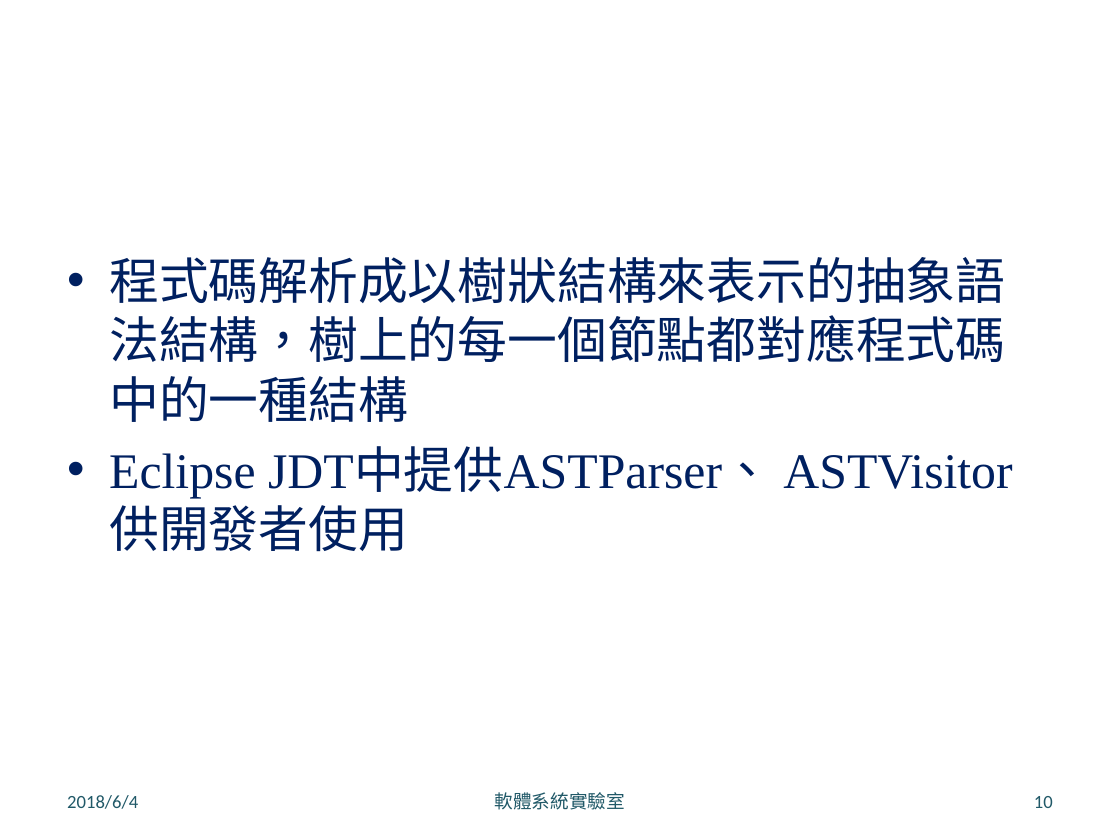
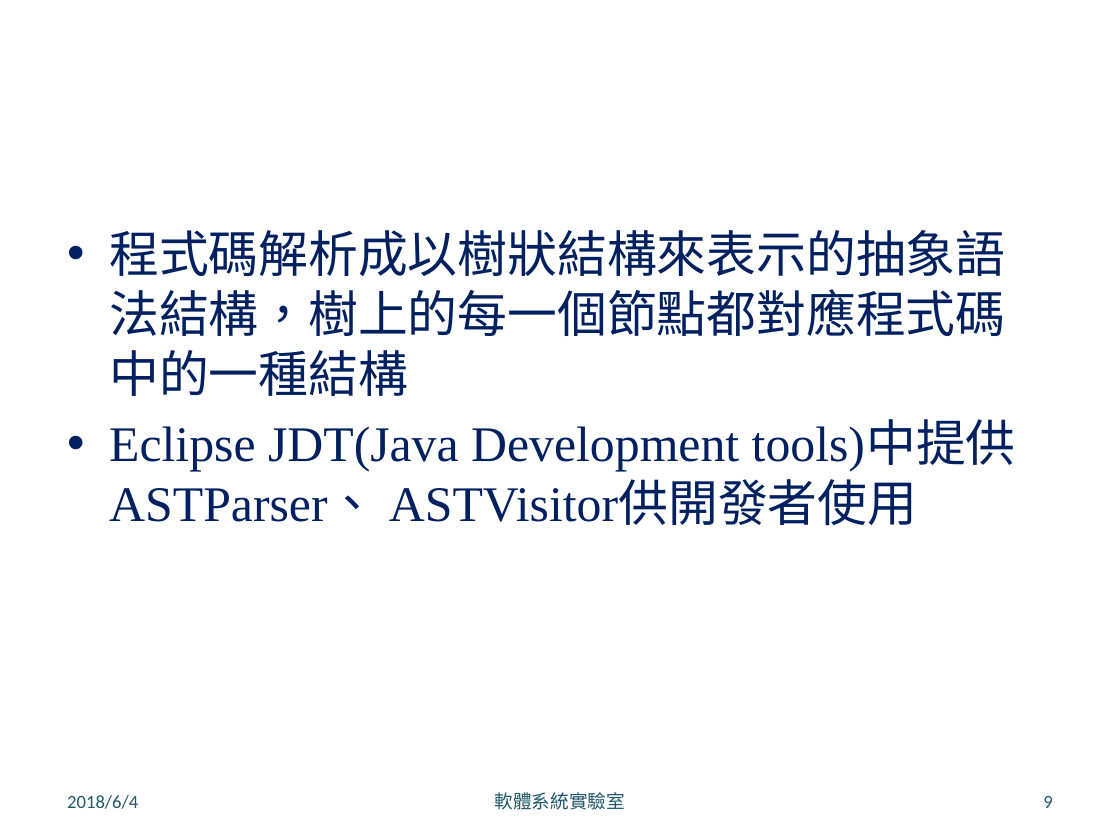
Before and after one commit to LeoLiu1209/Robusta-Thesis, a slide deck: slide 9 of 口試簡報 .pptx (slide 10 before the commit). Drawn at 1120x840 pixels with LibreOffice and Linux fonts; fonts in the diff are those of the drawing; background and template pictures are left out. Boxes give left, top, right and bottom in pixels: in the first picture for what was removed or moved away, otherwise in the second. Text is boxed around its words. In the diff, an @@ line names an element or a change of style, - is before the commit and + after.

```diff
--- a/口試簡報 .pptx
+++ b/口試簡報 .pptx
@@ text "程式碼解析成以樹狀結構來表示的抽象語法結構，樹上的每一個節點都對應程式碼中的一種結構": place and size @@
-text "程式碼解析成以樹狀結構來表示的抽象語法結構，樹上的每一個節點都對應程式碼中的一種結構" at <box>109,257,1005,422</box>
+text "程式碼解析成以樹狀結構來表示的抽象語法結構，樹上的每一個節點都對應程式碼中的一種結構" at <box>109,230,1016,526</box>
@@ text at <box>109,422,1016,526</box>: text changed @@
-• Eclipse JDT中提供ASTParser、 ASTVisitor供開發者使用
+• Eclipse JDT(Java Development tools)中提供ASTParser、 ASTVisitor供開發者使用
@@ page number at <box>1043,796,1052,808</box>: text changed @@
-10
+9
```
Also in this commit, not shown: 23 other slides changed, 6 slides added, 7 other files.
